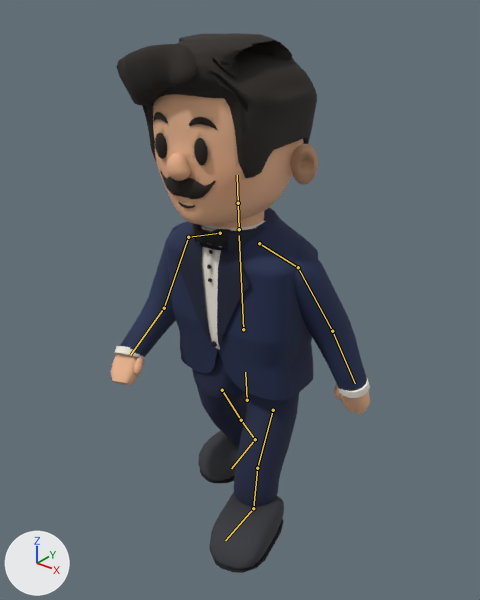
The glTF model assets/characters/victor.glb, before and after one commit.
Camera for both pictures: a 50 mm camera at (1.208, -1.553, 1.76) aimed at (0.007, -0.051, 0.829). The lights are fixed; the arrows at lower left show +X, +Y and +Z. The older version comes first. Both versions are drawn at frame 23 of the action 'Walk'; the numbers are the values there. The bones that change, and the others that lie on the model, are drawn over the model as lines.

The first picture shows 'Victor'.
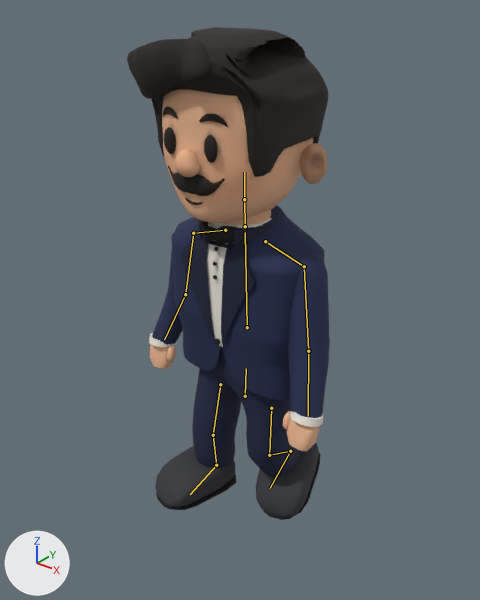
The edits, one by one:
Bone 'hips' (bone_hips) moves from (-0.003, -0.019, 0.0) to (-0.01, -0.005, 0.0).
Bone 'hips' (bone_hips) turns from (0, 0, 3) to (0, 1, -1) degrees about its own x, y and z.
Bone 'spine' (bone_spine) turns from (3, 0, -2) to (3, -1, 1) degrees about its own x, y and z.
Bone 'head' (bone_head) turns from (0, 0, 1) to (1, 0, 0) degrees about its own x, y and z.
Bone 'upperarm.L' (bone_upperarm_l) turns from (22, 0, -3) to (-7, 0, -3) degrees about its own x, y and z.
Bone 'upperarm.R' (bone_upperarm_r) turns from (-22, 0, 3) to (4, 0, 3) degrees about its own x, y and z.
Bone 'forearm.R' (bone_forearm_r) turns from (-25, 0, 0) to (-17, 0, 0) degrees about its own x, y and z.
Bone 'thigh.L' (bone_thigh_l) turns from (-28, 0, 0) to (1, 0, 0) degrees about its own x, y and z.
Bone 'shin.L' (bone_shin_l) turns from (16, 0, 0) to (62, 0, 0) degrees about its own x, y and z.
Bone 'foot.L' (bone_foot_l) turns from (7, 0, 0) to (-42, 0, 0) degrees about its own x, y and z.
Bone 'thigh.R' (bone_thigh_r) turns from (28, 0, 0) to (-11, 0, 0) degrees about its own x, y and z.
Bone 'shin.R' (bone_shin_r) turns from (2, 0, 0) to (18, 0, 0) degrees about its own x, y and z.
Bone 'foot.R' (bone_foot_r) turns from (-27, 0, 0) to (-7, 0, 0) degrees about its own x, y and z.

What differs and where, as boxes (x1, y1, x2, y2) in the pictures (480 x 600 px):
'Victor', posed (22% narrower, 9% shorter)
    before: (110, 33, 370, 573)
    after: (127, 27, 330, 520)
bone 'hips', root to tip
    before: (247, 400) to (245, 372)
    after: (245, 396) to (246, 368)
bone 'spine', root to tip
    before: (243, 329) to (239, 235)
    after: (247, 327) to (245, 232)
bone 'head', root to tip
    before: (238, 203) to (237, 175)
    after: (244, 199) to (244, 172)
bone 'upperarm.L', root to tip
    before: (298, 267) to (332, 331)
    after: (304, 266) to (308, 351)
bone 'upperarm.R', root to tip
    before: (188, 237) to (164, 308)
    after: (193, 233) to (185, 294)
bone 'forearm.R', root to tip
    before: (164, 308) to (130, 355)
    after: (185, 294) to (164, 339)
bone 'thigh.L', root to tip
    before: (273, 410) to (257, 468)
    after: (271, 408) to (269, 455)
bone 'shin.L', root to tip
    before: (257, 468) to (253, 508)
    after: (269, 455) to (290, 451)
bone 'foot.L', root to tip
    before: (253, 508) to (225, 540)
    after: (290, 451) to (270, 488)
bone 'thigh.R', root to tip
    before: (222, 390) to (241, 420)
    after: (220, 384) to (213, 435)
bone 'shin.R', root to tip
    before: (241, 420) to (255, 439)
    after: (213, 435) to (216, 465)
bone 'foot.R', root to tip
    before: (255, 439) to (231, 468)
    after: (216, 465) to (190, 494)
